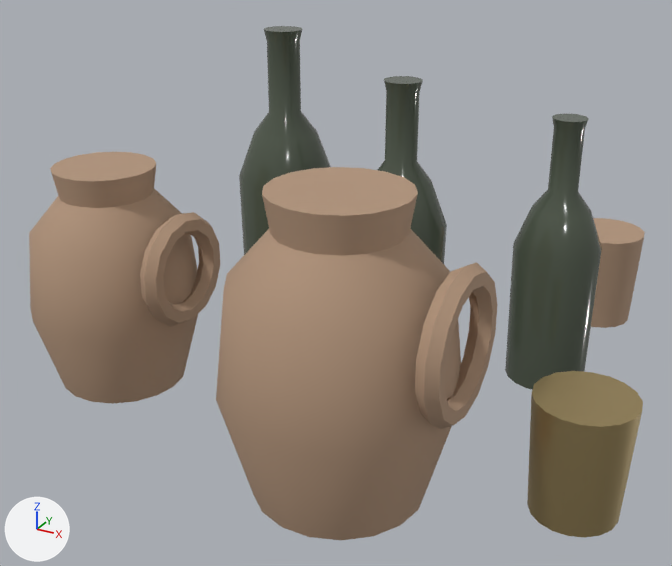
A saved change to the glTF model content/models/tavern/bottles-jugs-v01.glb.
The view is the same before and after, from a camera (50 mm lens) standing at (0.742, -1.469, 0.907) and looking at (-0.028, -0.069, 0.207). Arrows for +X, +Y and +Z are at lower left; the lights stay in place. The older version comes first. Vertices at exactly the same position are counted once.

Names of what the first picture shows: 'bottles-jugs'.
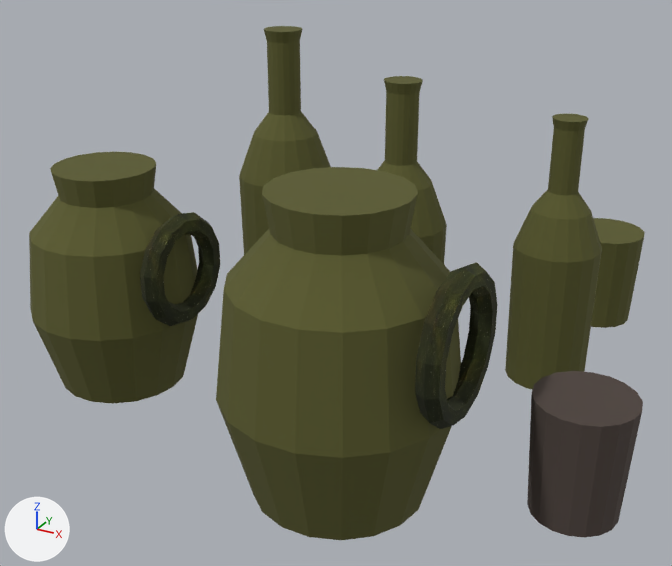
Patch to the scene script:
```diff
--- a/content/models/tavern/bottles-jugs-v01.glb.py
+++ b/content/models/tavern/bottles-jugs-v01.glb.py
@@ img_wt_iron @@
+img_wt_iron = load_image('wt-iron', '_unpacked/wt-iron', 784, 784, 'sRGB')
@@ img_dark_green_glass_photo_v01 @@
+img_dark_green_glass_photo_v01 = load_image('dark-green-glass-photo-v01', '_unpacked/dark-green-glass-photo-v01', 1254, 1254, 'sRGB')
@@ mat_dark_glass @@
 mat_dark_glass = principled_material('dark-glass')
-mat_dark_glass.base_color = (0.08, 0.1, 0.07)  # dark grey #50594b
-mat_dark_glass.roughness = 0.15
+mat_dark_glass.texture = img_dark_green_glass_photo_v01
+mat_dark_glass.roughness = 0.92
@@ mat_clay @@
 mat_clay = principled_material('clay')
-mat_clay.base_color = (0.45, 0.3, 0.2)  # beige #b3957c
-mat_clay.roughness = 0.8
+mat_clay.texture = img_dark_green_glass_photo_v01
+mat_clay.roughness = 0.92
@@ mat_brass @@
 mat_brass = principled_material('brass')
-mat_brass.base_color = (0.55, 0.42, 0.2)  # brown #c4ad7c
-mat_brass.metallic = 0.9
-mat_brass.roughness = 0.4
+mat_brass.texture = img_wt_iron
+mat_brass.roughness = 0.92
@@ me_bottles_jugs @@
 me_bottles_jugs.from_pydata(...)  # 757 vertices, 1488 faces; spans x -0.571..0.571, y -0.553..0.553, z 0.0..0.627
 # used by ob_bottles_jugs; location = (0.0, 0.0, 0.0)
+# me_bottles_jugs part 1: 528 of the faces centred in x -0.354..0.399, y -0.033..0.232, z 0.09..0.62 are now shaded flat
+# me_bottles_jugs part 2: 280 of the faces centred in x -0.039..0.566, y -0.546..-0.17, z 0.06..0.48 are now shaded flat
+# me_bottles_jugs part 3: 250 of the faces centred in x -0.562..-0.236, y -0.399..-0.092, z 0.051..0.408 are now shaded flat
+# me_bottles_jugs part 4: 35 of the faces centred in x 0.266..0.416, y 0.399..0.55, z 0.067..0.133 are now shaded flat
 me_bottles_jugs.materials.append(mat_dark_glass)
```

Changed parts and their boxes [x1, y1, x2, y2] in the pictures (672 x 566 px):
'bottles-jugs', surface changed, shading changed (brown to yellow): [29, 26, 645, 540] in both
part 1 of me_bottles_jugs, shading changed: [239, 30, 602, 390] in both
part 2 of me_bottles_jugs, shading changed: [216, 194, 642, 540] in both
part 3 of me_bottles_jugs, shading changed: [29, 164, 214, 404] in both
part 4 of me_bottles_jugs, shading changed: [591, 237, 644, 328] in both
